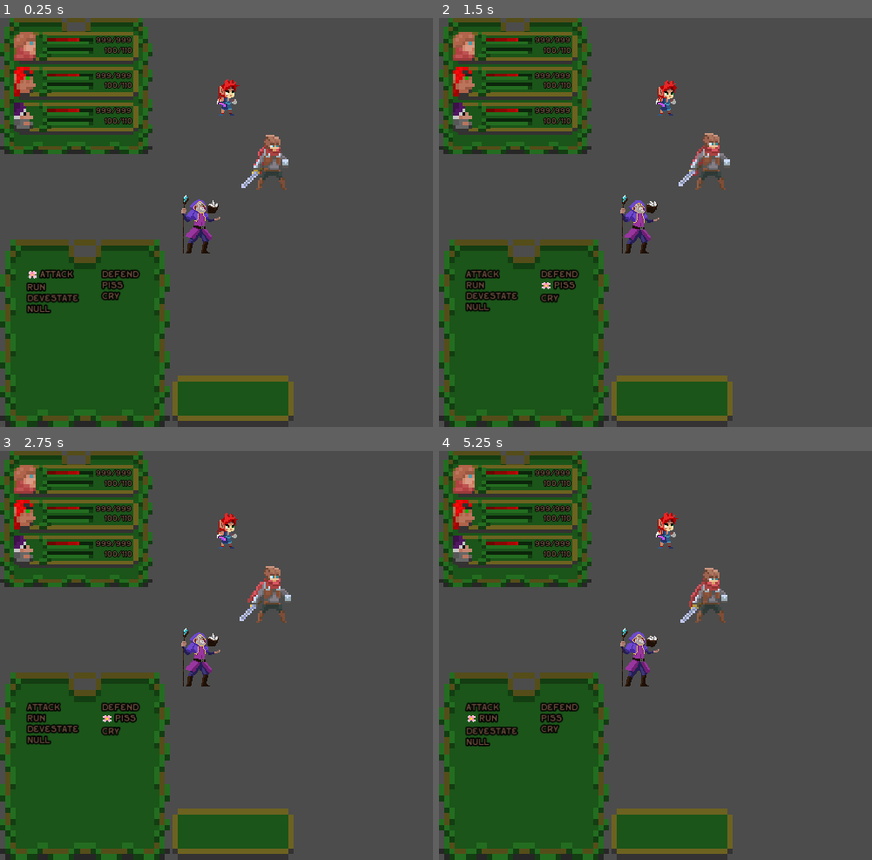
Above: before the commit, frames 1-4 (two rows, left to right).
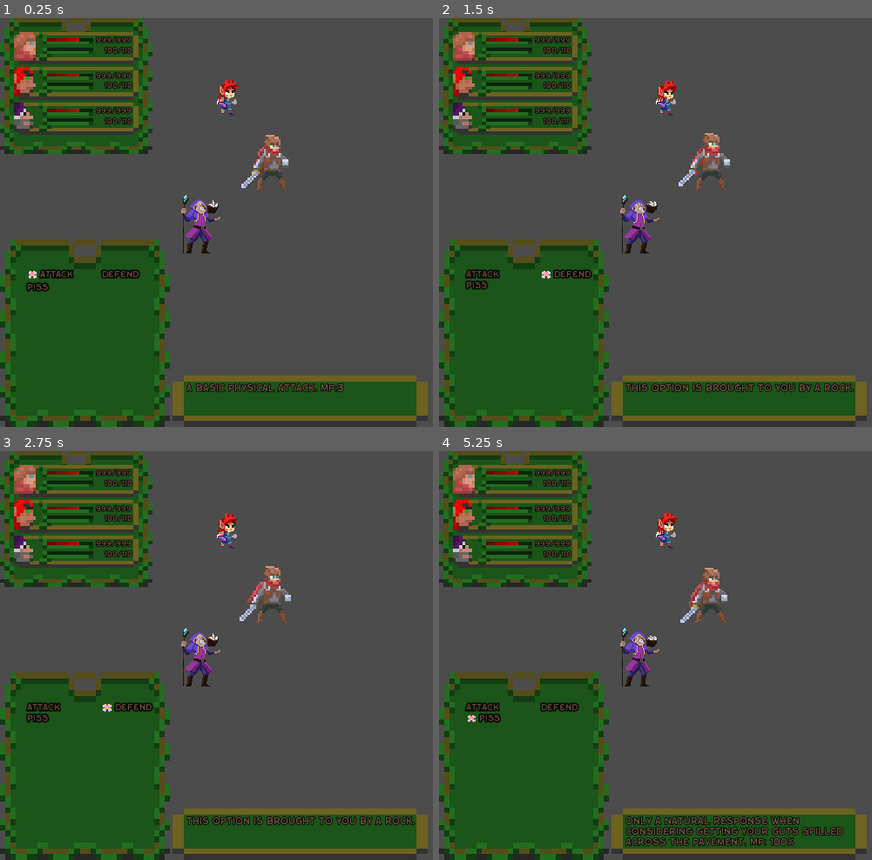
Above: after the commit, the same moments.

Repository: Vodyanik-monkas/Turn-Based-Prototype
Game: Godot game, scene res://Main.tscn
The game is run twice, just before and just after one commit, with the same random seed, the same clock (stepped at 60 frames per second) and the same inputs. The project has no main scene, so this scene is started directly.
Inputs:
- Up to frame 1 (0.25 s): no input
- Up to frame 2 (1.5 s): tap Enter (ui_accept) at 0.5, 0.77 s; hold Right (ui_right) 0.53-1.28 s; hold Down (ui_down) from 1.28 s (still down)
- Up to frame 3 (2.75 s): tap Enter (ui_accept) at 1.52 s; release Down (ui_down) at 2.03 s; hold Right (ui_right) from 2.03 s (still down)
- Up to frame 4 (5.25 s): release Right (ui_right) at 2.78 s; hold Up (ui_up) 2.78-3.53 s; tap Enter (ui_accept) at 3.02, 3.77, 4.52 s; hold Left (ui_left) 3.53-5.03 s; hold Down (ui_down) from 5.03 s (still down)

The runs differ from the first frame. In frame 1, 5.1% of the frame differs, in the area x 6-99%, y 61-100%; in frame 2, 5.3%; in frame 3, 5.3%; in frame 4, 5.8%.

Commit message:
Tooltips on dialogue box

Diff:
--- a/Actors/Player/Player.tscn
+++ b/Actors/Player/Player.tscn
@@ -11,7 +11,7 @@
 [node name="Party" type="YSort" parent="."]
 
 [node name="Noble" parent="Party" instance=ExtResource( 1 )]
-position = Vector2( 300, 200 )
+position = Vector2( 300, 199.405 )
 scale = Vector2( 3, 3 )
 
 [node name="Thief" parent="Party" instance=ExtResource( 3 )]
@@ -19,7 +19,7 @@
 scale = Vector2( 1.5, 1.5 )
 
 [node name="Wizard" parent="Party" instance=ExtResource( 2 )]
-position = Vector2( 200, 300 )
+position = Vector2( 194.649, 269.973 )
 
 [node name="Stock" type="YSort" parent="."]
 visible = false
--- a/Actors/Skills.gd
+++ b/Actors/Skills.gd
@@ -1,6 +1,6 @@
 extends Node
 
-var options_menu = ["fight", "defend", "item", "switch", "run", "pass"]
+var option_list = ["fight", "defend", "item", "switch", "run", "pass"]
 
 var skills = {
 	attack = {
@@ -15,3 +15,9 @@
 		"mana_cost": 8
 	}
 }
+
+func get_option_menu():
+	return option_list
+
+func get_skills():
+	return skills
--- a/UI/Buttons/Action.tscn
+++ b/UI/Buttons/Action.tscn
@@ -26,7 +26,7 @@
 [node name="Selected" type="TextureRect" parent="."]
 visible = false
 margin_right = 15.0
-margin_bottom = 17.0
+margin_bottom = 15.0
 rect_min_size = Vector2( 15, 15 )
 texture = ExtResource( 1 )
 stretch_mode = 6
--- /dev/null
+++ b/UI/Dialogue Box/NewCombatDialogueBox.gd
@@ -0,0 +1,23 @@
+extends HBoxContainer
+
+var options = [
+	{
+		"id": "attack",
+		"tooltip": "A basic physical attack. MP:3"
+	},
+	{
+		"id": "defend",
+		"tooltip": "This option is brought to you by a rock."
+	},
+	{
+		"id": "piss",
+		"tooltip": "Only a natural response when considering getting your guts spilled across the pavement. MP: 100%"
+	}
+]
+
+func _ready():
+	$ToolTipBox/MarginContainer/OptionMenu.initialize_option_menu(options)
+
+
+func _on_OptionMenu_update_tooltip(index):
+	$ToolTip.set_tooltip(options[index]["tooltip"])
--- a/UI/Dialogue Box/NewCombatDialogueBox.tscn
+++ b/UI/Dialogue Box/NewCombatDialogueBox.tscn
@@ -6,6 +6,8 @@
 [ext_resource path="res://Assets/fonts/Geronideregulardemo-AL5n7.otf" type="DynamicFontData" id=4]
 [ext_resource path="res://UI/Buttons/Action.tscn" type="PackedScene" id=5]
 [ext_resource path="res://UI/Dialogue Box/OptionMenu.gd" type="Script" id=6]
+[ext_resource path="res://UI/Dialogue Box/NewCombatDialogueBox.gd" type="Script" id=7]
+[ext_resource path="res://UI/Dialogue Box/ToolTip.gd" type="Script" id=8]
 
 [sub_resource type="DynamicFont" id=1]
 size = 14
@@ -17,10 +19,17 @@
 [sub_resource type="Theme" id=2]
 default_font = SubResource( 1 )
 
+[sub_resource type="DynamicFont" id=3]
+size = 15
+outline_size = 1
+outline_color = Color( 0, 0, 0, 1 )
+font_data = ExtResource( 4 )
+
 [node name="NewCombatDialogueBox" type="HBoxContainer"]
 margin_right = 640.0
 margin_bottom = 275.0
 theme = ExtResource( 1 )
+script = ExtResource( 7 )
 __meta__ = {
 "_edit_use_anchors_": false
 }
@@ -75,10 +84,29 @@
 size_flags_vertical = 8
 texture = ExtResource( 2 )
 expand = true
+script = ExtResource( 8 )
 
-[node name="Label" type="Label" parent="ToolTip"]
-margin_right = 40.0
-margin_bottom = 38.0
+[node name="MarginContainer" type="MarginContainer" parent="ToolTip"]
+anchor_right = 1.0
+anchor_bottom = 1.0
+custom_constants/margin_right = 18
+custom_constants/margin_top = 11
+custom_constants/margin_left = 20
+custom_constants/margin_bottom = 19
 __meta__ = {
 "_edit_use_anchors_": false
 }
+
+[node name="Label" type="RichTextLabel" parent="ToolTip/MarginContainer"]
+margin_left = 20.0
+margin_top = 11.0
+margin_right = 368.0
+margin_bottom = 56.0
+custom_fonts/normal_font = SubResource( 3 )
+custom_colors/default_color = Color( 0.439216, 0.321569, 0.25098, 1 )
+text = "Lorem ipsum dolor sit amet, consectetur adipiscing elit, sed do eiusmod tempor incididunt ut labore et dolore magna aliqua. Ut enim ad minim veniam, quis nostrud exercitation ullamco laboris nisi ut aliquip ex ea commodo consequat. Duis aute irure dolor in reprehenderit in voluptate velit esse cillum dolore eu fugiat nulla pariatur. Excepteur sint occaecat cupidatat non proident, sunt in culpa qui officia deserunt mollit anim id est laborum."
+scroll_active = false
+__meta__ = {
+"_edit_use_anchors_": false
+}
+[connection signal="update_tooltip" from="ToolTipBox/MarginContainer/OptionMenu" to="." method="_on_OptionMenu_update_tooltip"]
--- a/UI/Dialogue Box/OptionMenu.gd
+++ b/UI/Dialogue Box/OptionMenu.gd
@@ -1,8 +1,10 @@
 extends HBoxContainer
+
+signal update_tooltip
 
 export(PackedScene) var option_buttons
 
-var options = ["Attack","Defend", "Run", "Piss", "Devestate", "Cry", "NULL"]
+var options = []
 
 # Starting cursor position in Options list
 export var cursor_position_x = 0
@@ -10,7 +12,9 @@
 
 var col_count = 2
 
-func _ready():
+func initialize_option_menu(character_options):
+	options = character_options
+
 	# Populates instances from option list
 	# and sets an active option
 	draw_options()
@@ -40,26 +44,30 @@
 	cursor_position_x += direction_x
 	cursor_position_y += direction_y
 
+	# Prevents the cursor from going out of bounds
 	cursor_position_x = clamp(cursor_position_x, 0, col_count - 1)
 	cursor_position_y = clamp(cursor_position_y, 0, get_options_in_column())
+
+	emit_signal("update_tooltip", get_index())
 
 	get_option().active()
 
 # Instances options and places them
 func draw_options():
-	for option in range(0, options.size()):
+	for index in range(0, options.size()):
 		var action = option_buttons.instance()
-		action.namaewa = options[option]
+		action.namaewa = options[index]["id"]
 
-		if option % col_count == 0:
+		if index % col_count == 0:
 			$Column1.add_child(action)
 		else:
 			$Column2.add_child(action)
 
+	emit_signal("update_tooltip", get_index())
+
 # Gets option cursor is currently on
 func get_option():
-	var option = get_child(cursor_position_x).get_child(cursor_position_y)
-	return option
+	return get_child(cursor_position_x).get_child(cursor_position_y)
 
 # Returns the number of rows in current cursors column
 func get_options_in_column():
@@ -67,3 +75,6 @@
 
 func select_option():
 	pass
+
+func get_index():
+	return cursor_position_x + cursor_position_y * 2
--- /dev/null
+++ b/UI/Dialogue Box/ToolTip.gd
@@ -0,0 +1,4 @@
+extends TextureRect
+
+func set_tooltip(tooltip):
+	$MarginContainer/Label.text = tooltip
--- a/UI/NewHUD.tscn
+++ b/UI/NewHUD.tscn
@@ -17,13 +17,13 @@
 [node name="MarginContainer" type="MarginContainer" parent="."]
 anchor_right = 0.422
 anchor_bottom = 1.0
-margin_right = -0.128021
+margin_right = 195.872
 __meta__ = {
 "_edit_use_anchors_": false
 }
 
 [node name="VBoxContainer" type="VBoxContainer" parent="MarginContainer"]
-margin_right = 432.0
+margin_right = 628.0
 margin_bottom = 600.0
 
 [node name="NinePatchRect" type="NinePatchRect" parent="MarginContainer/VBoxContainer"]
@@ -69,5 +69,5 @@
 
 [node name="NewCombatDialogueBox" parent="MarginContainer/VBoxContainer" instance=ExtResource( 2 )]
 margin_top = 325.0
-margin_right = 432.0
+margin_right = 628.0
 margin_bottom = 600.0
Not shown: 1 places in UI/Dialogue Box/NewCombatDialogueBox.tscn that only renumber resources
